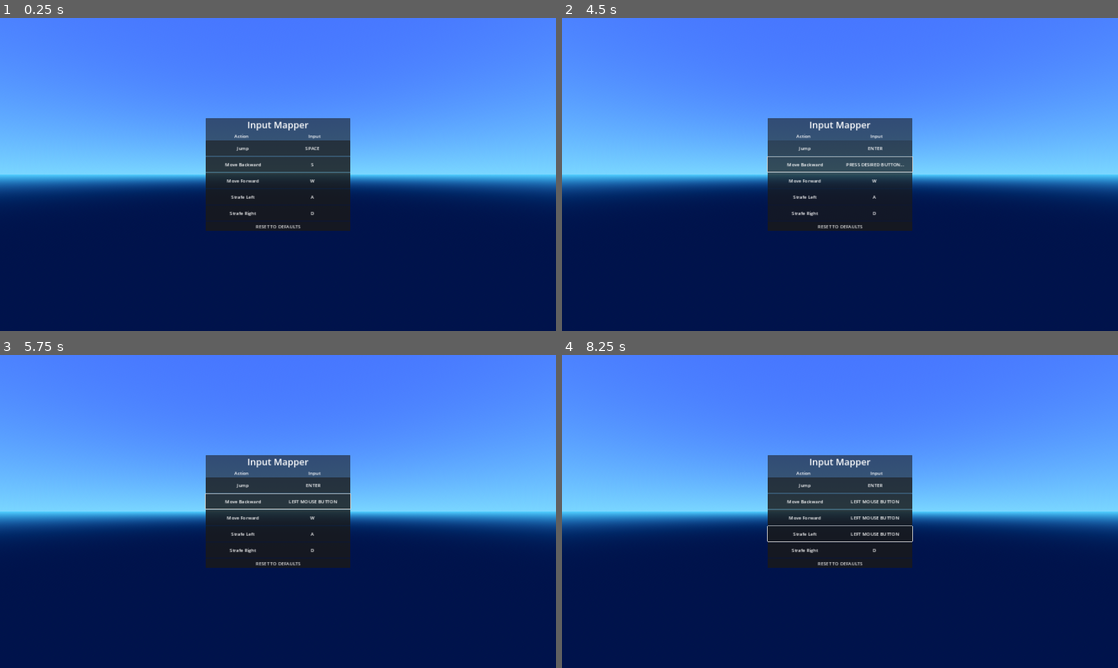
Above: before the commit, frames 1-4 (two rows, left to right).
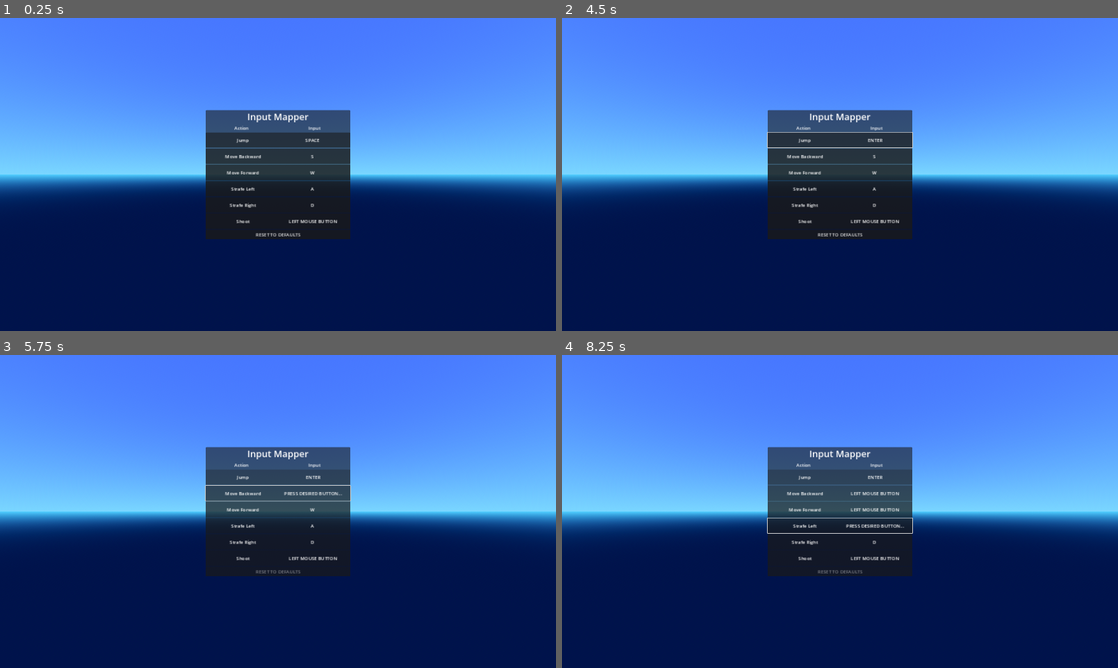
Above: after the commit, the same moments.

Repository: ditherworks/ditherworks_tools
Game: Godot game, scene res://demo/scenes/demo_world.tscn
The game is run twice, just before and just after one commit, with the same random seed, the same clock (stepped at 60 frames per second) and the same inputs.
Inputs (mouse positions are in pixels of both pictures, inside the frame that each line leads up to; where the layout moved, square brackets give the same spot in the first picture):
- Up to frame 1 (0.25 s): no input
- Up to frame 2 (4.5 s): click "RESET TO DEFAULTS" at 0.5 s; click (840, 140) [840, 149] at 1.25 s; tap Enter at 2, 3.5 s; move the mouse to (962, 158) at 2.02 s; press the mouse at (962, 158) at 2.03 s; hold D (move_right) 2.03-2.78 s; tap Space (jump) at 2.27 s; tap Space at 2.75 s; move the mouse to (728, 190) at 2.77 s; release the mouse at (728, 190) at 2.78 s; hold S (move_backward) 2.78-3.53 s; click (728, 190) at 2.85 s; tap Enter (jump) at 3.02 s; move the mouse to (895, 105) at 3.52 s; hold D (move_right) 3.53-4.25 s; hold 0 3.53-4.25 s; click (895, 105) at 3.8 s; click (840, 165) at 4.27 s
- Up to frame 3 (5.75 s): click (278, 492) at 5.02 s
- Up to frame 4 (8.25 s): click (840, 517) at 5.77 s; click (840, 508) at 6.52 s; click (840, 533) at 7.27 s; click (840, 524) at 8.02 s

The runs differ from the first frame. In frame 1, 3.3% of the frame differs, in the area x 37-63%, y 29-71%; in frame 2, 5.7%; in frame 3, 5.7%; in frame 4, 6.0%, in the area x 36-64%, y 29-71%.

Commit message:
input mapper
- proper support for mouse buttons added

Diff:
--- a/demo/scenes/input_mapper.tscn
+++ b/demo/scenes/input_mapper.tscn
@@ -16,7 +16,8 @@
 "move_backward": "Move Backward",
 "move_forward": "Move Forward",
 "move_left": "Strafe Left",
-"move_right": "Strafe Right"
+"move_right": "Strafe Right",
+"shoot": "Shoot"
 }
 _buttons_parent = NodePath("Content/Buttons")
 _reset_button = NodePath("Content/Reset")
--- a/demo/scenes/input_mapper_button.tscn
+++ b/demo/scenes/input_mapper_button.tscn
@@ -1,9 +1,12 @@
-[gd_scene load_steps=3 format=3 uid="uid://dcnp3ohf2aqf0"]
+[gd_scene load_steps=4 format=3 uid="uid://dcnp3ohf2aqf0"]
 
 [ext_resource type="Script" path="res://input_mapper/input_mapper_button.gd" id="1_c8qpn"]
 
 [sub_resource type="PlaceholderTexture2D" id="PlaceholderTexture2D_5q1oa"]
 size = Vector2(32, 32)
+
+[sub_resource type="LabelSettings" id="LabelSettings_kkism"]
+font_color = Color(0.915328, 0.40147, 0, 1)
 
 [node name="InputMapperButton" type="Button" node_paths=PackedStringArray("_action_label", "_key_label", "_button_icon", "_prompt_label")]
 custom_minimum_size = Vector2(500, 52)
@@ -63,3 +66,13 @@
 horizontal_alignment = 1
 vertical_alignment = 1
 uppercase = true
+
+[node name="Warning" type="Label" parent="MarginContainer/HBoxContainer"]
+visible = false
+layout_mode = 2
+mouse_filter = 1
+text = "!"
+label_settings = SubResource("LabelSettings_kkism")
+horizontal_alignment = 1
+vertical_alignment = 1
+uppercase = true
--- a/demo/scripts/player/states/player_state.gd
+++ b/demo/scripts/player/states/player_state.gd
@@ -30,8 +30,7 @@
 
 
 func _default_shoot(event: InputEvent) -> void:
-	var mouse_button := event as InputEventMouseButton
-	if mouse_button and mouse_button.pressed and mouse_button.button_index == 1:
+	if event.is_action_pressed("shoot"):
 		_player.shoot()
 
 
--- a/input_mapper/input_mapper.gd
+++ b/input_mapper/input_mapper.gd
@@ -17,7 +17,8 @@
 
 # Default Callbacks
 func _ready() -> void:
-	_reset_button.pressed.connect(_rebuild_buttons)
+	_reset_button.pressed.connect(_reset)
+
 	_rebuild_buttons()
 
 
@@ -48,13 +49,20 @@
 	button.remap_complete.connect(_enable_buttons.bind(true))
 
 
-func _get_first_key_event(events: Array) -> InputEventKey:
-	for key : InputEvent in events:
-		if key is InputEventKey:
-			return key as InputEventKey
+func _get_first_key_event(events: Array) -> InputEvent:
+	for event : InputEvent in events:
+		if event is InputEventKey or InputEventMouseButton:
+			return event
 	return null
 
 
 func _enable_buttons(enable : bool) -> void:
 	for button : Button in _buttons_parent.get_children():
 		button.disabled = not enable
+
+	_reset_button.disabled = not enable
+
+
+func _reset() -> void:
+	InputMap.load_from_project_settings()
+	_rebuild_buttons()
--- a/project.godot
+++ b/project.godot
@@ -83,6 +83,11 @@
 , Object(InputEventKey,"resource_local_to_scene":false,"resource_name":"","device":-1,"window_id":0,"alt_pressed":false …(186 unchanged characters)…
 ]
 }
+shoot={
+"deadzone": 0.5,
+"events": [Object(InputEventMouseButton,"resource_local_to_scene":false,"resource_name":"","device":-1,"window_id":0,"alt_pressed":false,"shift_pressed":false,"ctrl_pressed":false,"meta_pressed":false,"button_mask":1,"position":Vector2(131, 14),"global_position":Vector2(140, 60),"factor":1.0,"button_index":1,"canceled":false,"pressed":true,"double_click":false,"script":null)
+]
+}
 
 [rendering]
 
